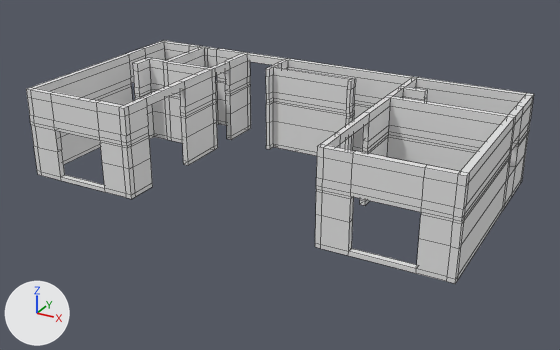
Renders of the Blender file blender/klotzHouse/klotzHouseP0.blend from each side of a commit.
One viewpoint serves both versions: a 50 mm camera at (20.2, -19.91, 8.85) aimed at (10.71, -2.66, 0.22). The lights are fixed; the arrows at lower left show +X, +Y and +Z. Mesh edges are drawn as thin lines.

Objects in the first picture: '_p0'.
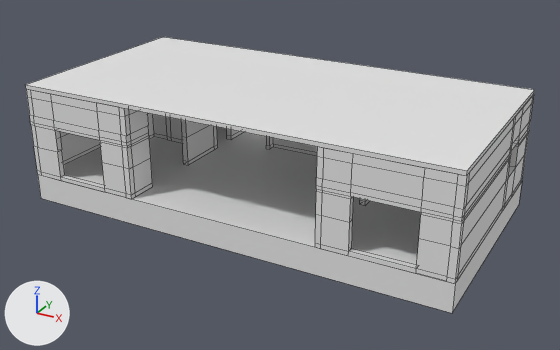
Commit message: kH: created floor 0 and floor 1

What changed in the scene script:
```text
Add me_plane_000:
    me_plane_000.from_pydata(...)  # a box spanning x -0.11..12.05, y -0.1..6.08, z 2.53..2.65
Add me_plane_002:
    me_plane_002.from_pydata(...)  # a box spanning x -0.11..12.05, y -0.1..6.08, z -0.75..0.0
Add ob_s1:
    ob_s1 = bpy.data.objects.new('_s1', me_plane_000)
    ob_s1.location = (4.53, -5.4, 0.0)
Add ob_s0:
    ob_s0 = bpy.data.objects.new('_s0', me_plane_002)
    ob_s0.location = (4.53, -5.4, 0.0)
```

What differs and where, as boxes [x1, y1, x2, y2] in the pictures (560 x 350 px):
'_s1', added: after [26, 37, 534, 176]
'_s0', added: after [38, 127, 522, 313]
